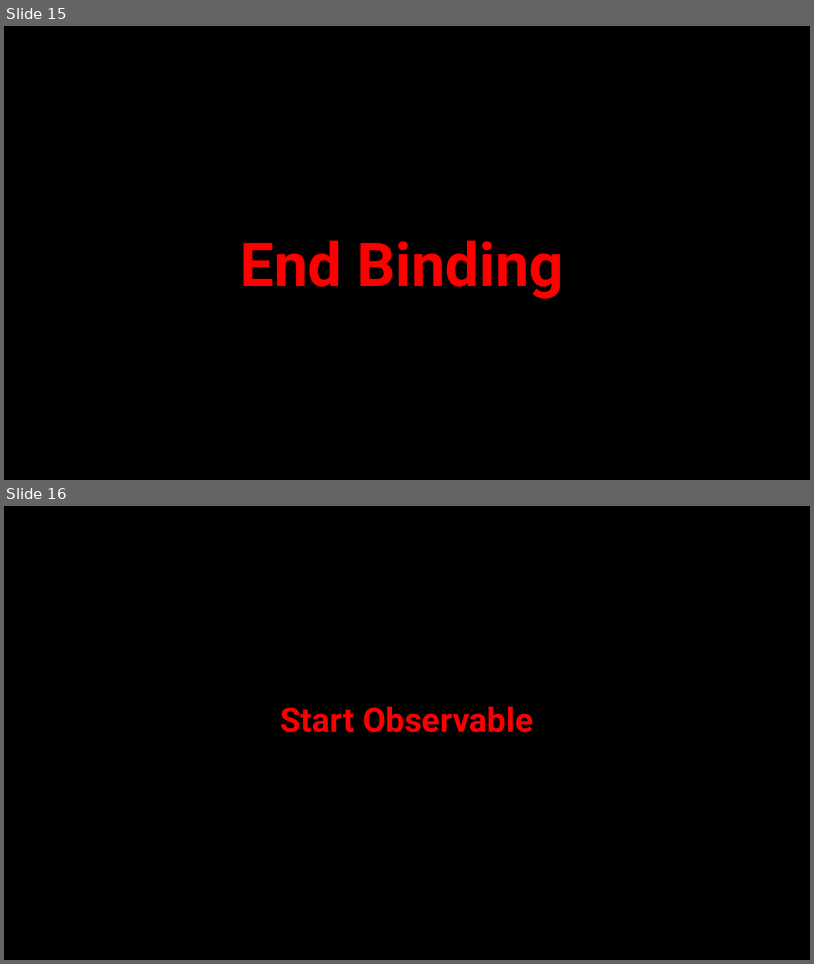
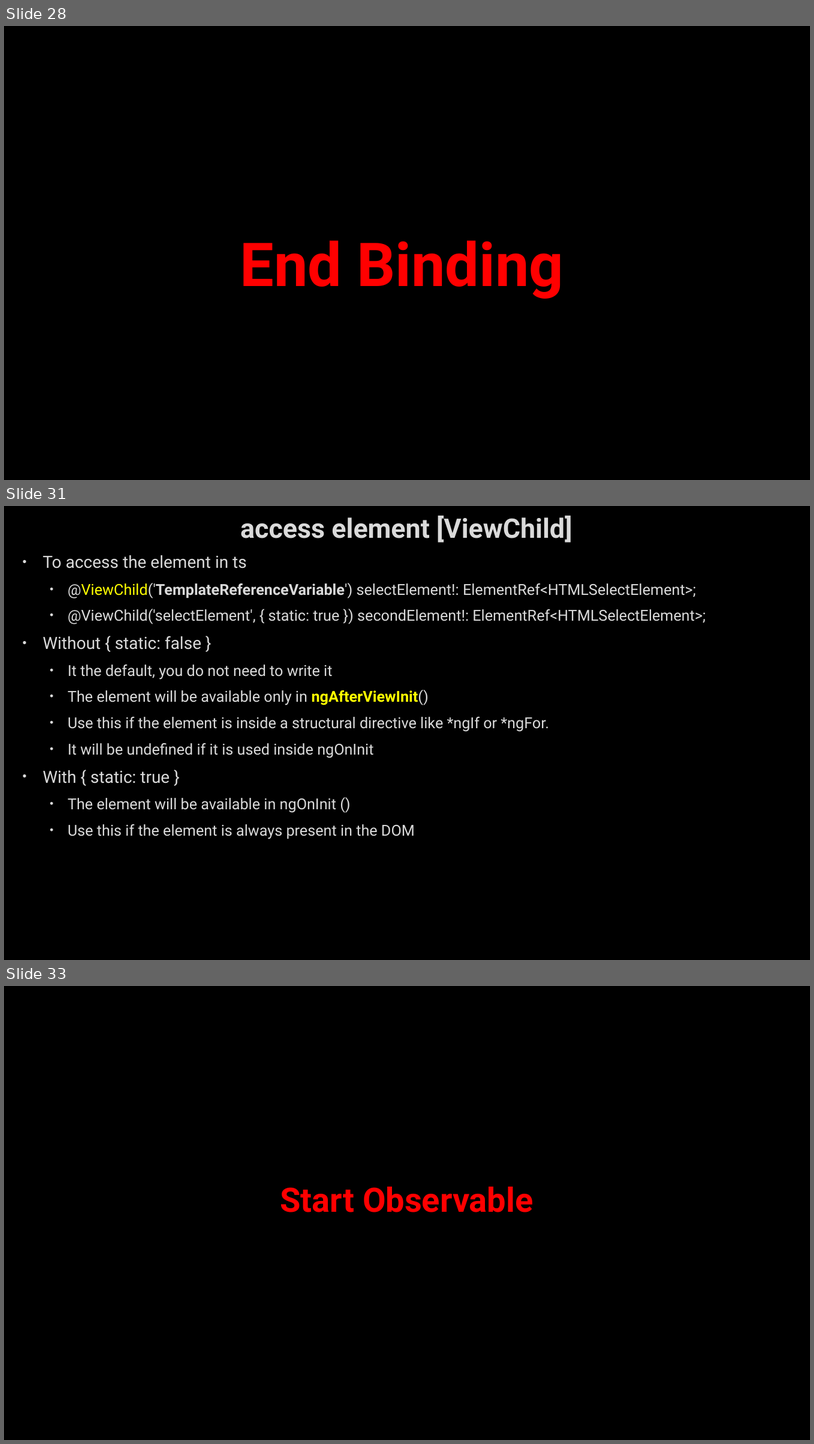
Before and after one commit to AhmedMohamedSamir1/Summary, a slide deck: Angular & type script/Angular.pptx. Shown one above the other, each under a label of ours: slides 15 and 16 before the commit, slides 28, 31 and 33 after it; the slides between them are not shown. The pictures are 814x964 and 814x1444 pixels, drawn with LibreOffice and Linux fonts; fonts in the diff are those of the drawing; background and template pictures are left out. Boxes give left, top, right and bottom in pixels: in the first picture for what was removed or moved away, otherwise in the second. Text is boxed around its words. In the diff, an @@ line names an element or a change of style, - is before the commit and + after.

```diff
--- a/Angular & type script/Angular.pptx
+++ b/Angular & type script/Angular.pptx
@@ slide 31 added at bbox=[4, 506, 810, 960], background picture (left out) @@
@@ title added at bbox=[240, 516, 573, 543], 32 pt, text #DADADA, bold @@
+access element [ViewChild]
@@ text added at bbox=[43, 555, 706, 839], 18 pt, text #DADADA @@
+• To access the element in ts
+  • @ViewChild('TemplateReferenceVariable') selectElement!: ElementRef<HTMLSelectElement>;
+  • @ViewChild('selectElement', { static: true }) secondElement!: ElementRef<HTMLSelectElement>;
+• Without { static: false }
+  • It the default, you do not need to write it
+  • The element will be available only in ngAfterViewInit()
+  • Use this if the element is inside a structural directive like *ngIf or *ngFor.
+  • It will be undefined if it is used inside ngOnInit
+• With { static: true }
+  • The element will be available in ngOnInit ()
+  • Use this if the element is always present in the DOM
@@ what was slide 15 is now slide 28 @@
@@ what was slide 16 is now slide 33 @@
```
Also in this commit, not shown: 2 slides changed, 24 other slides added, 4 other files.
